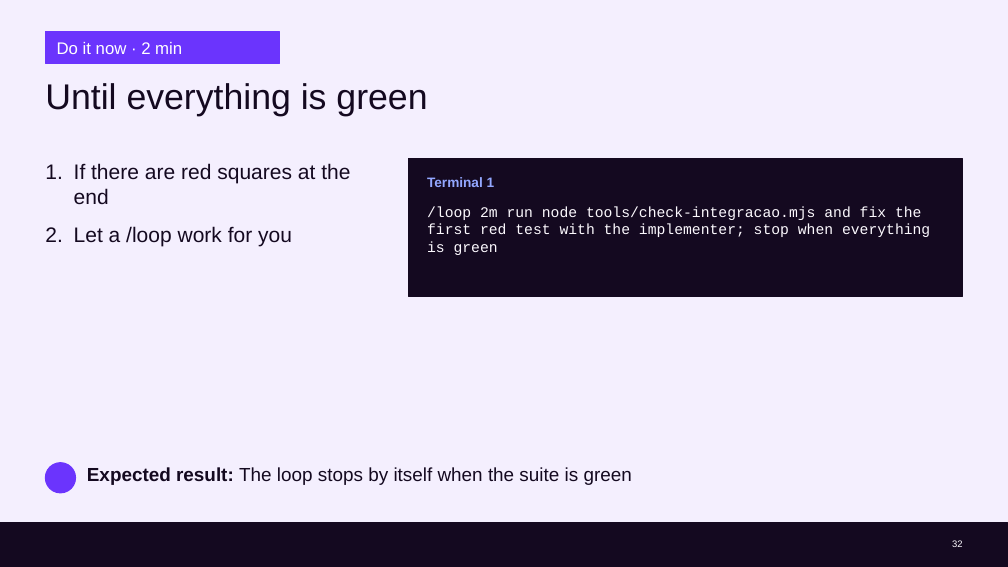
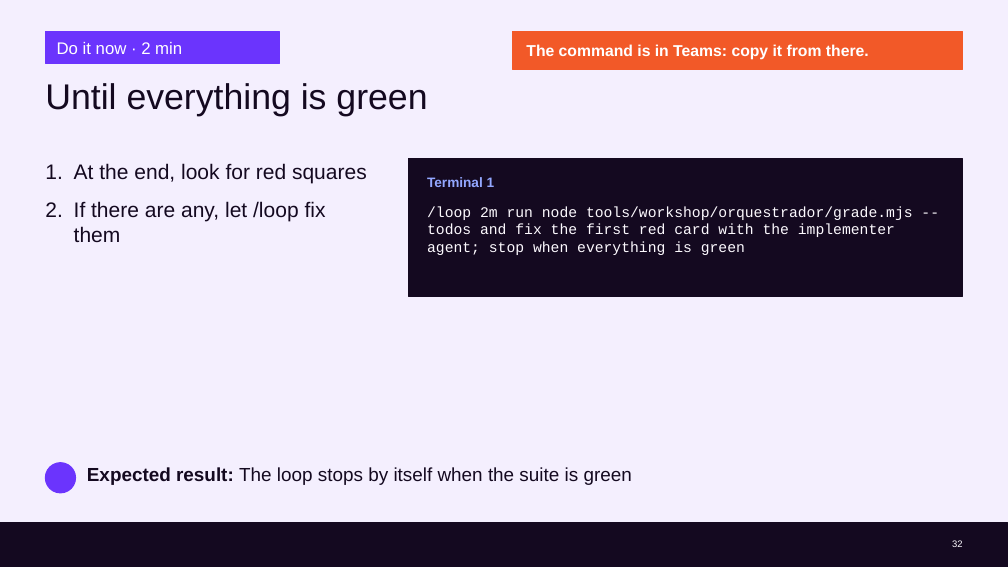
Before and after one commit to cx-guilherme-pinto/workshop-claude, a slide deck: slide 32 of slides/workshop.en.pptx. Drawn at 1008x567 pixels with LibreOffice and Linux fonts; fonts in the diff are those of the drawing; background and template pictures are left out. Boxes give left, top, right and bottom in pixels: in the first picture for what was removed or moved away, otherwise in the second. Text is boxed around its words. In the diff, an @@ line names an element or a change of style, - is before the commit and + after.

```diff
--- a/slides/workshop.en.pptx
+++ b/slides/workshop.en.pptx
@@ rectangle added at (513, 32, 963, 70), fill #F25928, outline #F25928 1 pt @@
@@ text added at (526, 44, 869, 60), 15 pt, text #FFFFFF, bold @@
+The command is in Teams: copy it from there.
@@ text at (74, 163, 367, 242): text changed @@
-1. If there are red squares at the end
-2. Let a /loop work for you
+1. At the end, look for red squares
+2. If there are any, let /loop fix them
@@ text at (427, 206, 913, 255): text changed @@
-/loop 2m run node tools/check-integracao.mjs and fix the first red test with the implementer; stop when everything is green
+/loop 2m run node tools/workshop/orquestrador/grade.mjs --todos and fix the first red card with the implementer agent; stop when everything is green
```
Also in this commit, not shown: 32 other slides changed, 12 other files.
